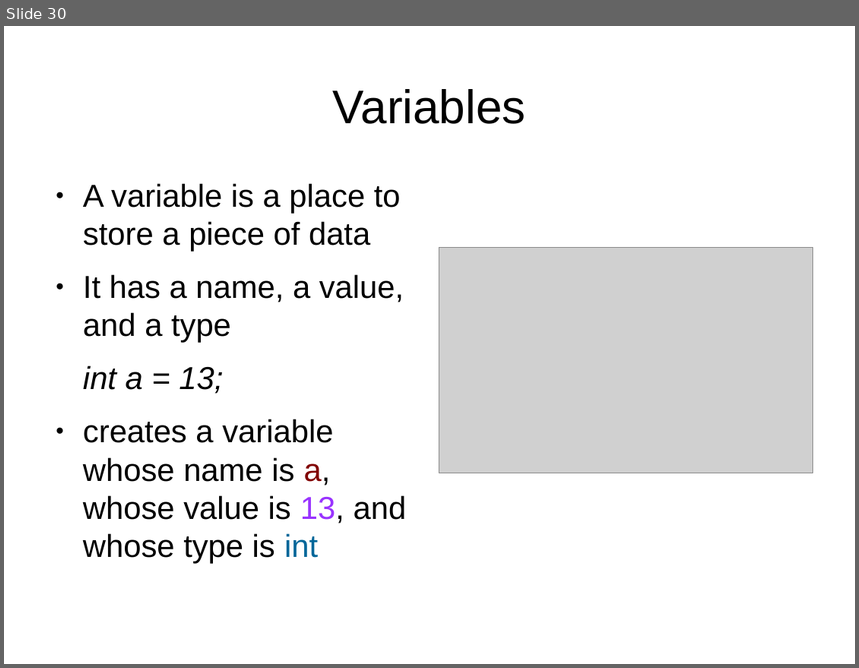
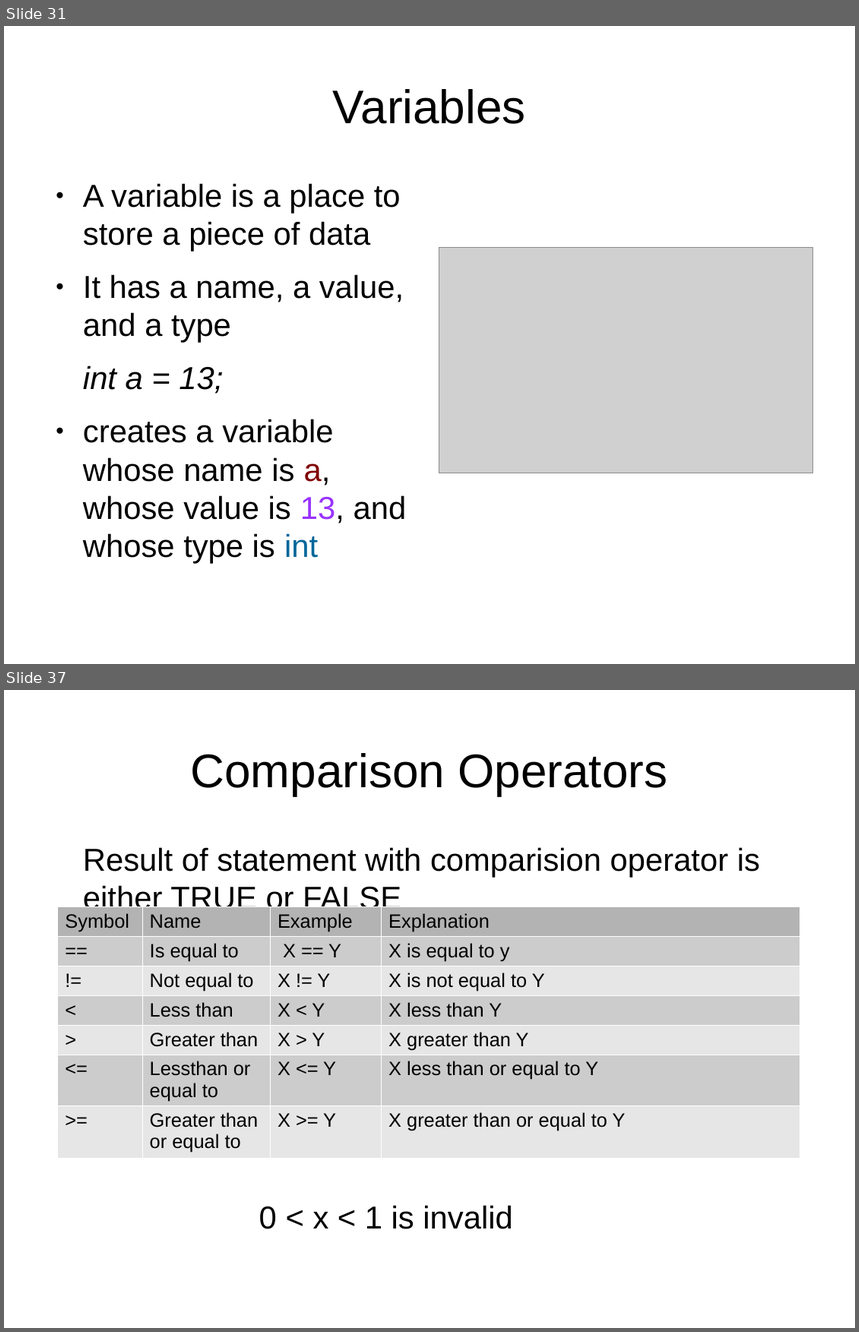
Before and after one commit to anilkunchalaece/LearnIt, a slide deck: Arduino/DayOne.odp. Shown one above the other, each under a label of ours: slide 30 before the commit, slides 31 and 37 after it; the slides between them are not shown. The pictures are 859x668 and 859x1332 pixels, drawn with LibreOffice and Linux fonts; fonts in the diff are those of the drawing; grey boxes stand for pictures. Boxes give left, top, right and bottom in pixels: in the first picture for what was removed or moved away, otherwise in the second. Text is boxed around its words. In the diff, an @@ line names an element or a change of style, - is before the commit and + after.

```diff
--- a/Arduino/DayOne.odp
+++ b/Arduino/DayOne.odp
@@ slide 37 added at bbox=[4, 690, 855, 1328], background #FFFFFF @@
@@ title added at bbox=[191, 753, 667, 796], 44 pt, text #000000 @@
+Comparison Operators
@@ text added at bbox=[83, 847, 760, 1230], 29.6 pt, text #000000 @@
+Result of statement with comparision operator is either TRUE or FALSE
+0 < x < 1 is invalid
@@ table added at bbox=[57, 907, 801, 1159], 7 rows, 4 columns @@
+Symbol | Name | Example | Explanation
+== | Is equal to | X == Y | X is equal to y
+!= | Not equal to | X != Y | X is not equal to Y
+< | Less than | X < Y | X less than Y
+> | Greater than | X > Y | X greater than Y
+<= | Lessthan or equal to | X <= Y | X less than or equal to Y
+>= | Greater than or equal to | X >= Y | X greater than or equal to Y
@@ what was slide 30 is now slide 31 @@
```
Also in this commit, not shown: 5 other slides added, 7 other files.
